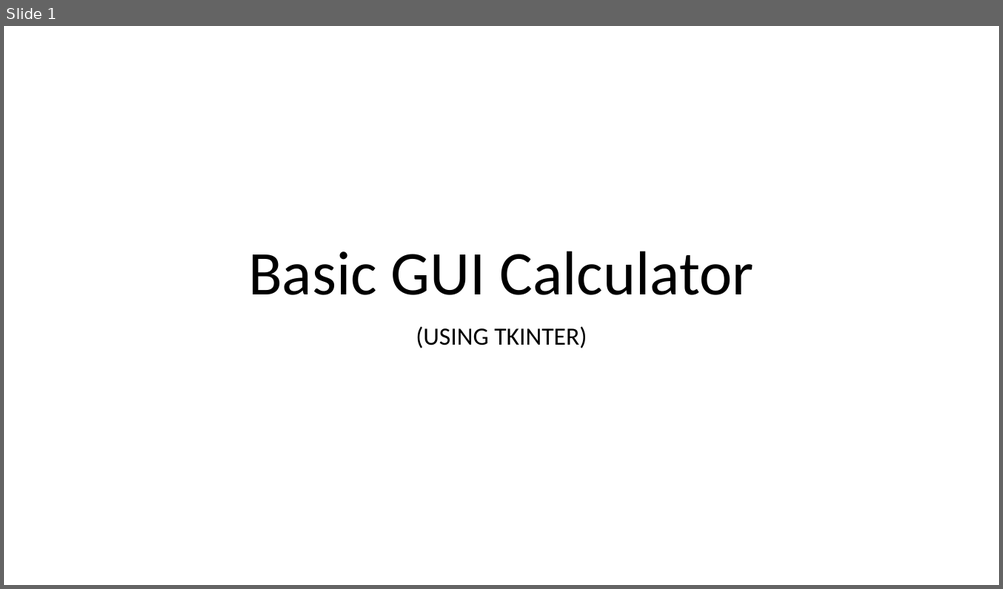
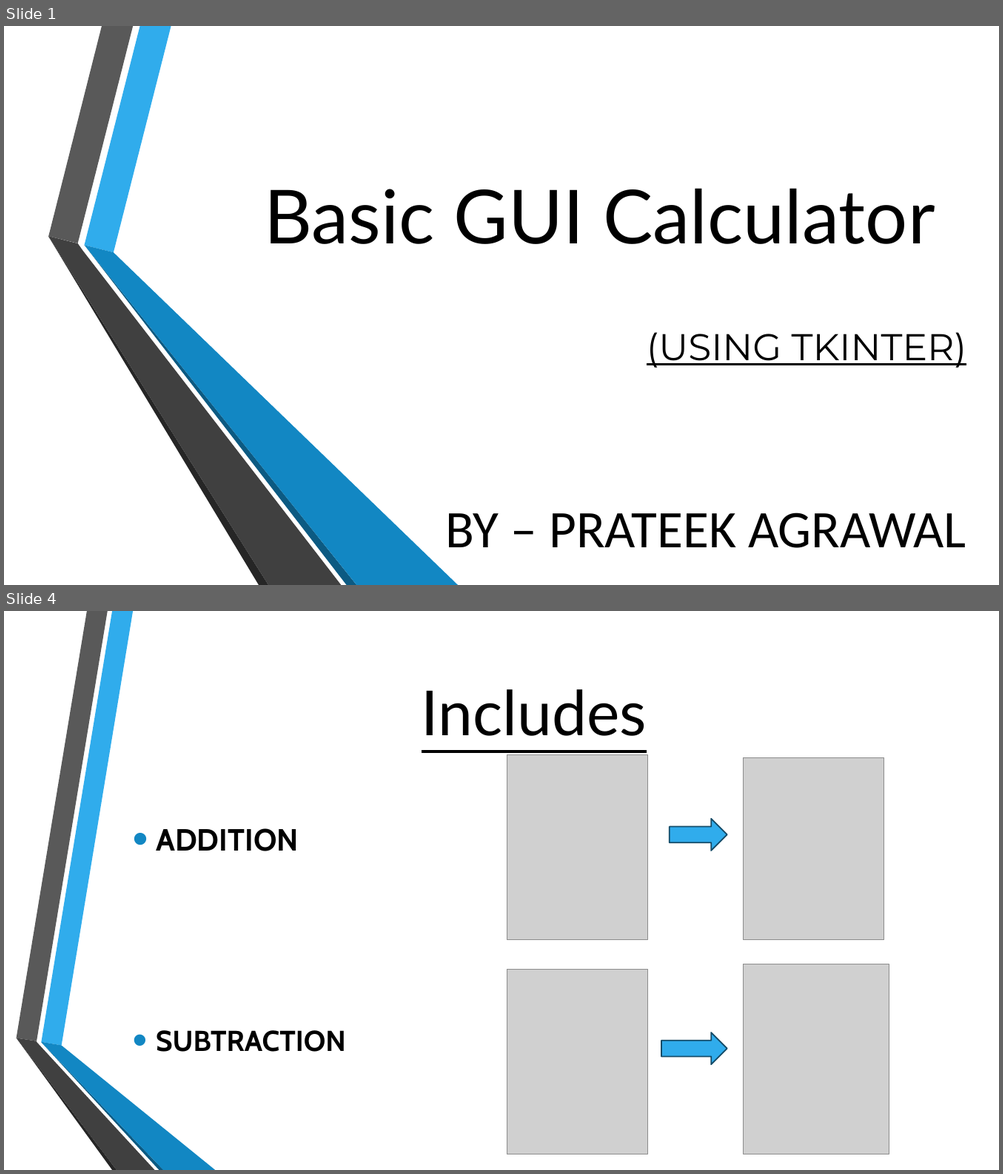
Before and after one commit to prateek3699/Project-1, a slide deck: Calculator.pptx. Shown one above the other, each under a label of ours: slide 1 before the commit, slides 1 and 4 after it; the slides between them are not shown. The pictures are 1003x589 and 1003x1174 pixels, drawn with LibreOffice and Linux fonts; fonts in the diff are those of the drawing; grey boxes stand for pictures; background and template pictures are left out. Boxes give left, top, right and bottom in pixels: in the first picture for what was removed or moved away, otherwise in the second. Text is boxed around its words. In the diff, an @@ line names an element or a change of style, - is before the commit and + after.

```diff
--- a/Calculator.pptx
+++ b/Calculator.pptx
@@ slide 4 added at (4, 611, 999, 1170), background picture (left out) @@
@@ title added at (421, 689, 646, 736), 60 pt, text #000000, underline @@
+Includes
@@ picture added at (507, 755, 648, 940) @@
@@ picture added at (743, 758, 884, 940) @@
@@ text added at (156, 829, 346, 1052), 27.8 pt, text #000000, bold @@
+• ADDITION
+• SUBTRACTION
@@ right arrow added at (669, 819, 727, 851), fill #30ACEC, outline #154B67 1.25 pt @@
@@ picture added at (743, 964, 889, 1154) @@
@@ picture added at (507, 969, 648, 1154) @@
@@ group added at (16, 611, 215, 1170): 6 freeform shapes @@
@@ right arrow added at (661, 1033, 727, 1065), fill #30ACEC, outline #154B67 1.25 pt @@
@@ slide 1 changed as well @@
@@ title "Basic GUI Calculator": place and size @@
-title "Basic GUI Calculator" at (248, 251, 754, 295)
+title "Basic GUI Calculator" at (264, 188, 934, 244)
@@ title "Basic GUI Calculator" at (264, 188, 934, 244): size 60 to 72 pt, font Calibri to Lato; alignment centre to right; line spacing 0.9 to 1 @@
@@ group added at (48, 26, 458, 585): 6 freeform shapes @@
@@ subtitle "(USING TKINTER)": place and size @@
-subtitle "(USING TKINTER)" at (415, 326, 586, 349)
+subtitle "(USING TKINTER)" at (446, 332, 967, 548)
@@ subtitle at (646, 332, 967, 368): size 24 to 36 pt, font Calibri to Montserrat, underline on in "(USING TKINTER)"; alignment centre to right; line spacing 0.9 to 1; more space between paragraphs @@
@@ subtitle at (446, 513, 965, 548): paragraph added @@
+BY – PRATEEK AGRAWAL
```
Also in this commit, not shown: 5 other slides added, 1 other file.
